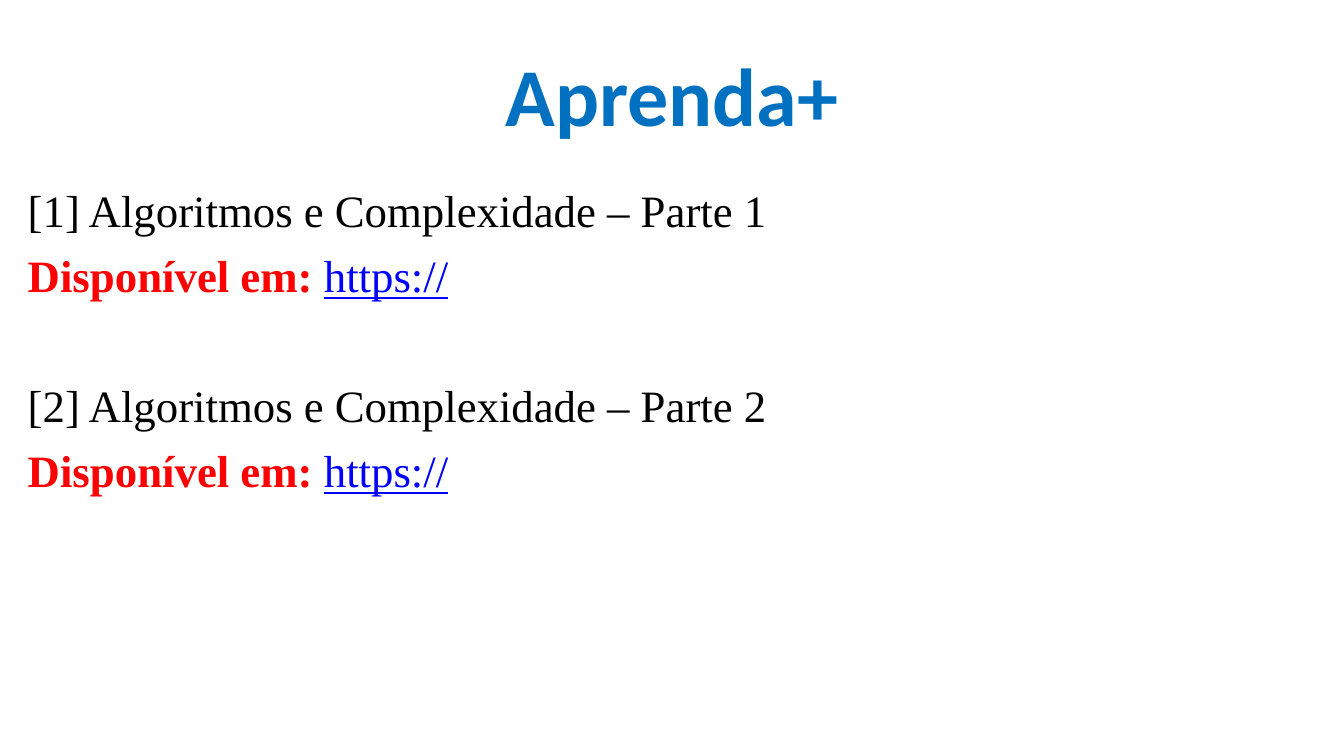
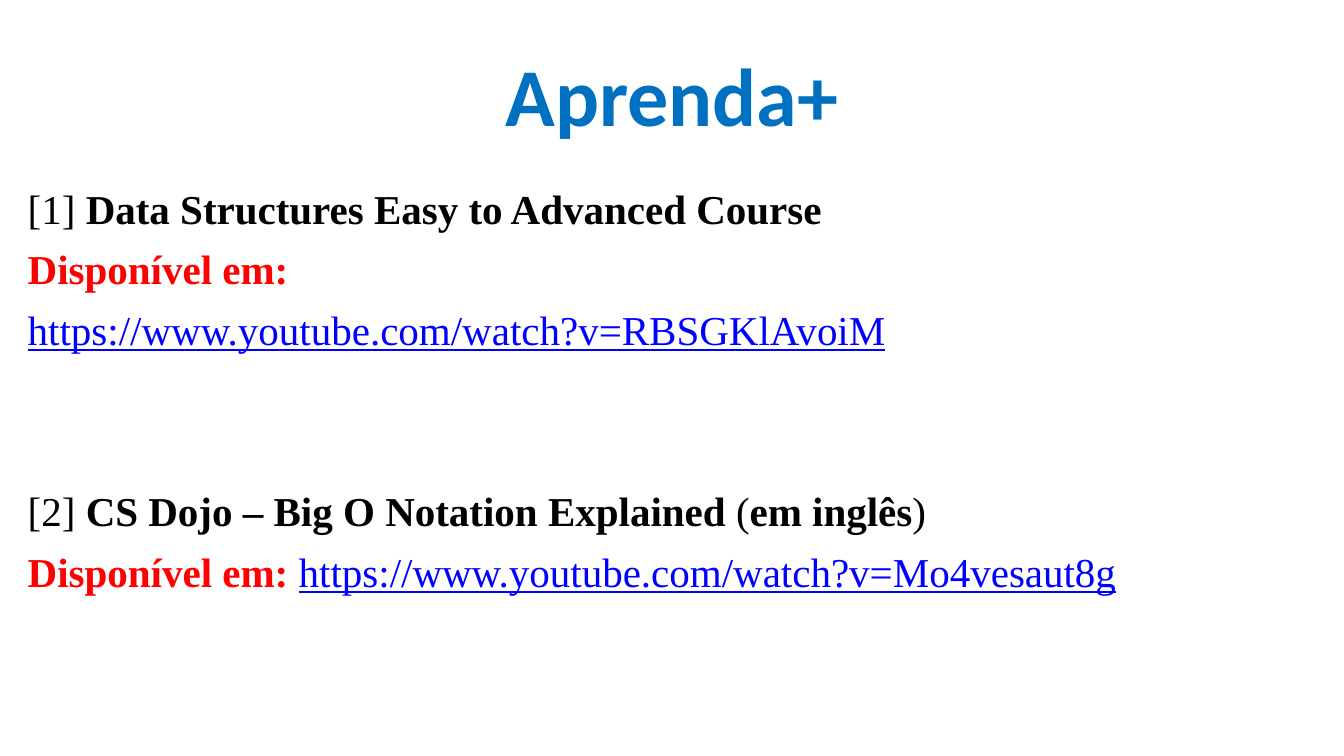
Before and after one commit to CloudEducationBrazil/WydenAlgoritmosEComplexidade, a slide deck: slide 20 of 01 Classes/Aula 05 - Algoritmos e Complexidade - Notação O e Função O.pptx (slide 6 before the commit). Drawn at 1344x756 pixels with LibreOffice and Linux fonts; fonts in the diff are those of the drawing; background and template pictures are left out. Boxes give left, top, right and bottom in pixels: in the first picture for what was removed or moved away, otherwise in the second. Text is boxed around its words. In the diff, an @@ line names an element or a change of style, - is before the commit and + after.

```diff
--- a/01 Classes/Aula 05 - Algoritmos e Complexidade - Notação O e Função O.pptx
+++ b/01 Classes/Aula 05 - Algoritmos e Complexidade - Notação O e Função O.pptx
@@ text at [28, 195, 1116, 594]: text changed; size 24 to 22 pt; text colour #000000 to #0000FF; bold on @@
-[1] Algoritmos e Complexidade – Parte 1
-Disponível em: https://
-[2] Algoritmos e Complexidade – Parte 2
-Disponível em: https://
+[1] Data Structures Easy to Advanced Course
+Disponível em:
+https://www.youtube.com/watch?v=RBSGKlAvoiM
+[2] CS Dojo – Big O Notation Explained (em inglês)
+Disponível em: https://www.youtube.com/watch?v=Mo4vesaut8g
```
Also in this commit, not shown: 5 other slides changed, 28 slides added, 5 other files.
